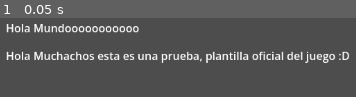
Above: before the commit, frame 1.
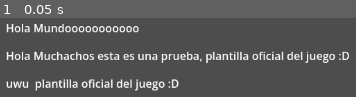
Above: after the commit, the same moment.

Repository: Adrixc27/Game-Voces-Del-Mictlan
Game: Godot game, scene res://escenas/EscenaPrueba.tscn
Two runs of this game, one before a commit and one after it. Both use one fixed random seed, a clock stepped at 60 frames per second and the inputs below. The project has no main scene, so this scene is started directly.
Inputs:
- Up to frame 1 (0.05 s): no input

The runs differ from the first frame. In frame 1, 2.9% of the frame differs, in the area x 1-51%, y 77-93%.

Commit message:
Commit Prueba2

Diff:
--- a/scripts/HelloWorld.gd
+++ b/scripts/HelloWorld.gd
@@ -3,6 +3,7 @@
 func _ready():
 	var label = Label.new()
 	var label2 = Label.new()
+	var label3 = Label.new()
 
 	label.text = "Hola Mundooooooooooo"
 	label.position = Vector2(20, 20)
@@ -11,3 +12,7 @@
 	label2.text = "Hola Muchachos esta es una prueba, plantilla oficial del juego :D"
 	label2.position = Vector2(20, 60)
 	add_child(label2)
+
+	label3.text = "uwu  plantilla oficial del juego :D"
+	label3.position = Vector2(20, 100)
+	add_child(label3)
